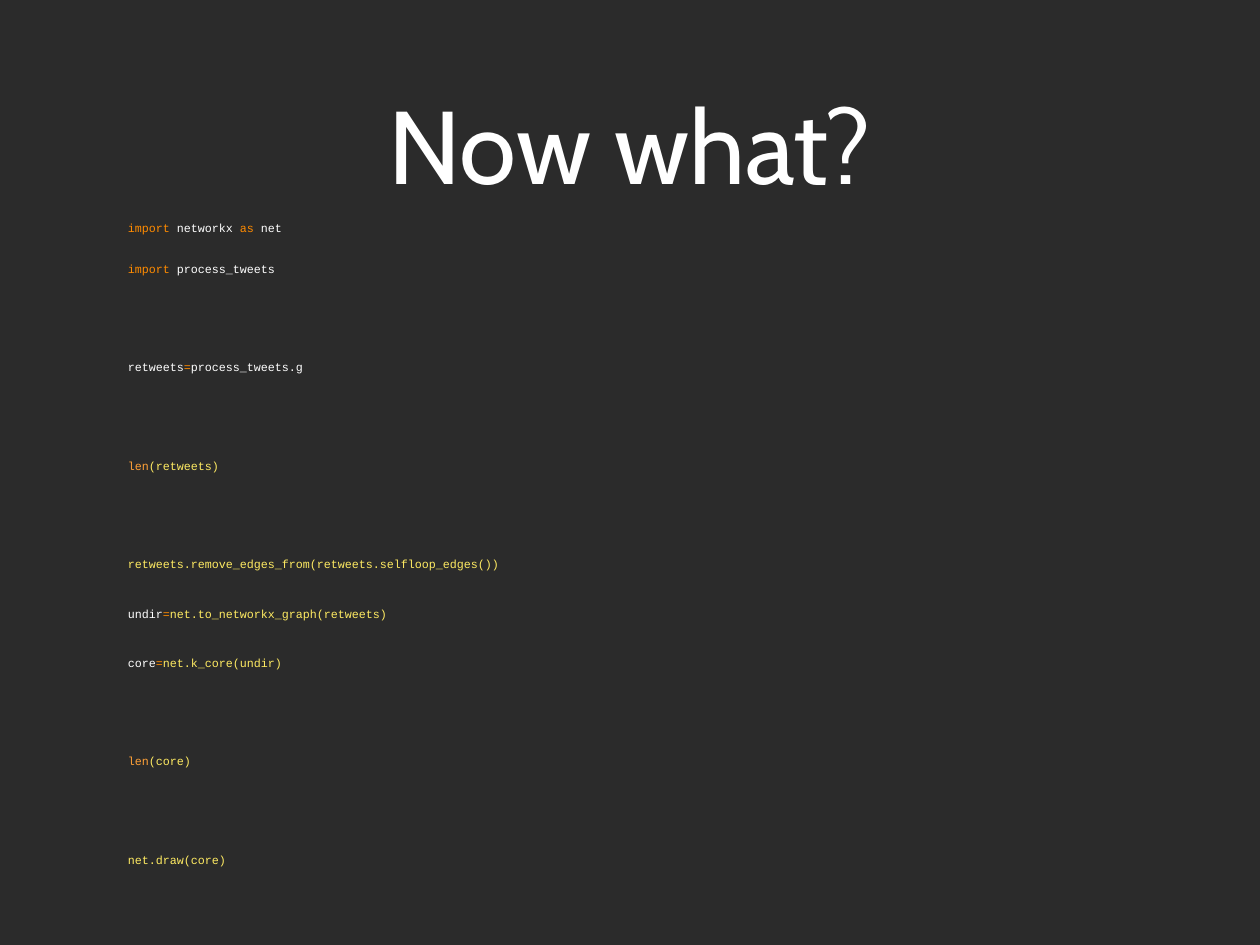
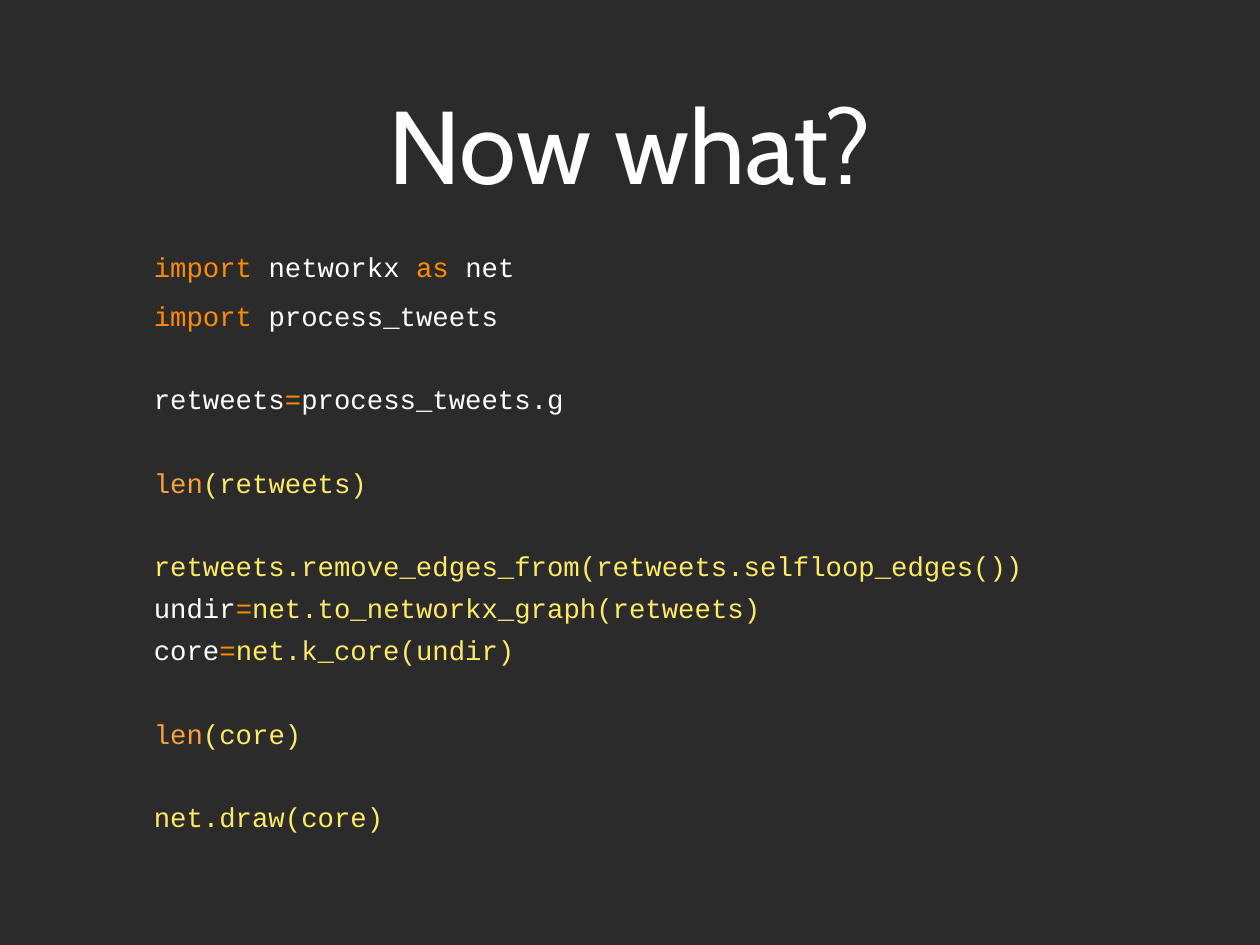
Before and after one commit to maksim2042/SNABook, a slide deck: slide 14 of webcast3/webcast3.ppt. Drawn at 1260x945 pixels with LibreOffice and Linux fonts; fonts in the diff are those of the drawing; background and template pictures are left out; a plain dark background stands for a picture behind light text. Boxes give left, top, right and bottom in pixels: in the first picture for what was removed or moved away, otherwise in the second. Text is boxed around its words. In the diff, an @@ line names an element or a change of style, - is before the commit and + after.

Commit message:
Fonts fixed

```diff
--- a/webcast3/webcast3.ppt
+++ b/webcast3/webcast3.ppt
@@ text "import networkx as net" at (154,258,1023,833): size 9.5 to 22.2 pt; indent changed; less space between paragraphs @@
```
Also in this commit, not shown: 21 other slides changed, 1 slide removed.
